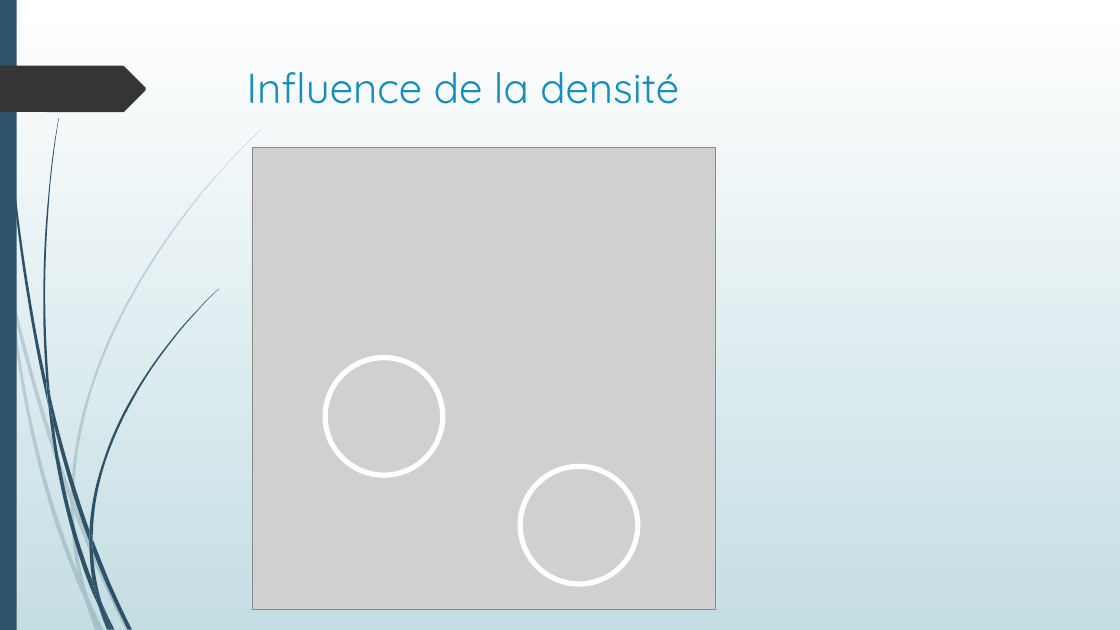
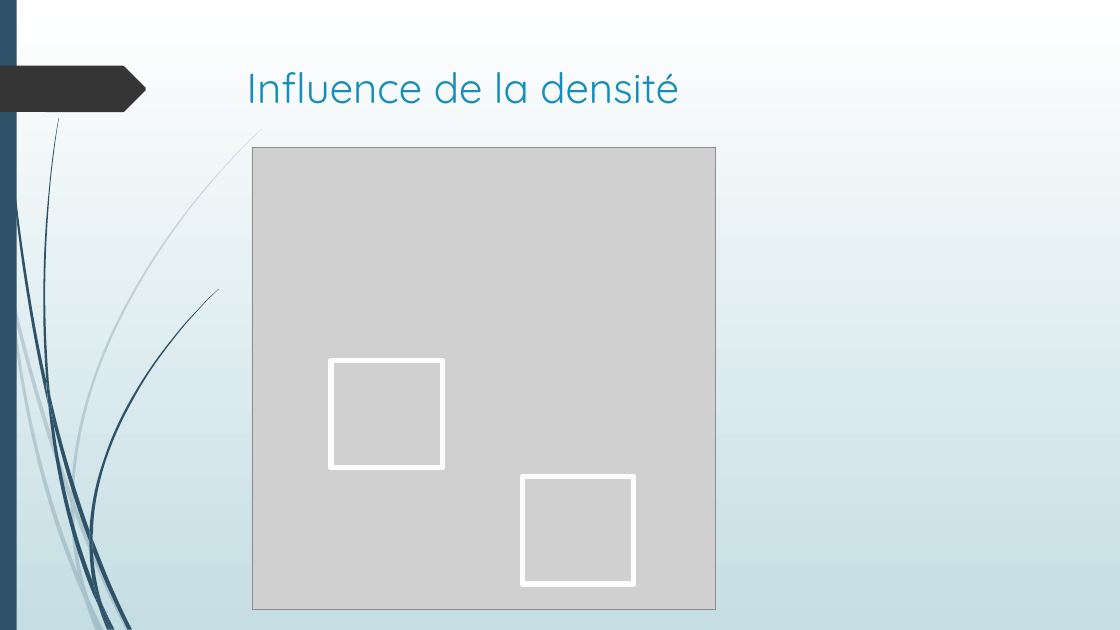
Before and after one commit to Poroing/CrowdDeplacementOptimisation, a slide deck: slide 32 of Présentation/Détermination d'un plan d'évacuation incendie.pptx (slide 27 before the commit). Drawn at 1120x630 pixels with LibreOffice and Linux fonts; fonts in the diff are those of the drawing; grey boxes stand for pictures. Boxes give left, top, right and bottom in pixels: in the first picture for what was removed or moved away, otherwise in the second. Text is boxed around its words. In the diff, an @@ line names an element or a change of style, - is before the commit and + after.

```diff
--- a/Présentation/Détermination d'un plan d'évacuation incendie.pptx
+++ b/Présentation/Détermination d'un plan d'évacuation incendie.pptx
@@ rectangle: place and size @@
-rectangle at <box>325,358,443,476</box>
+rectangle at <box>331,360,443,468</box>
@@ rectangle at <box>331,360,443,468</box>: ellipse to rectangle @@
@@ rectangle at <box>523,477,634,585</box>: ellipse to rectangle @@
@@ rectangle: place and size @@
-rectangle at <box>520,466,638,584</box>
+rectangle at <box>523,477,634,585</box>
```
Also in this commit, not shown: 7 other slides changed, 19 slides added, 8 slides removed, 11 other files.
